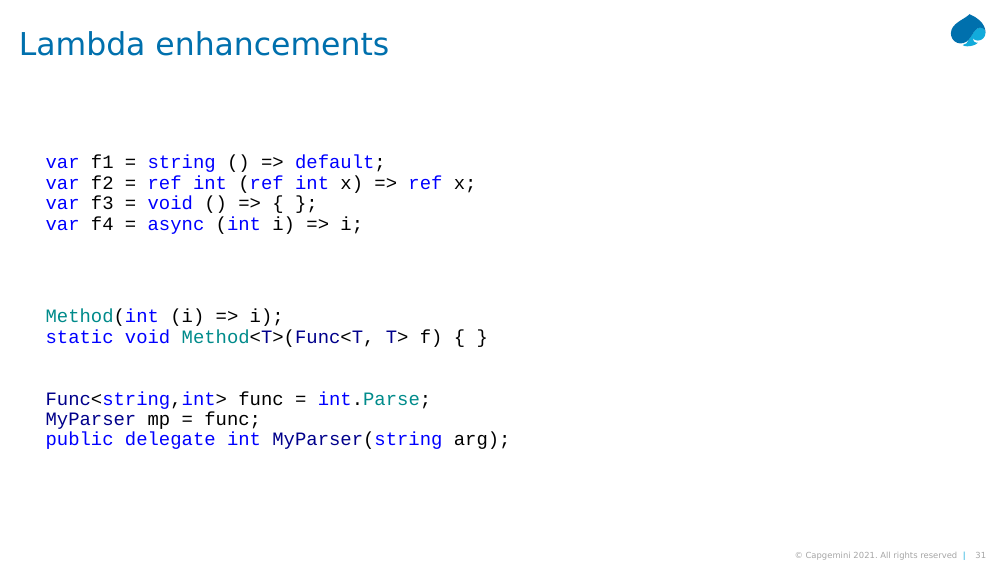
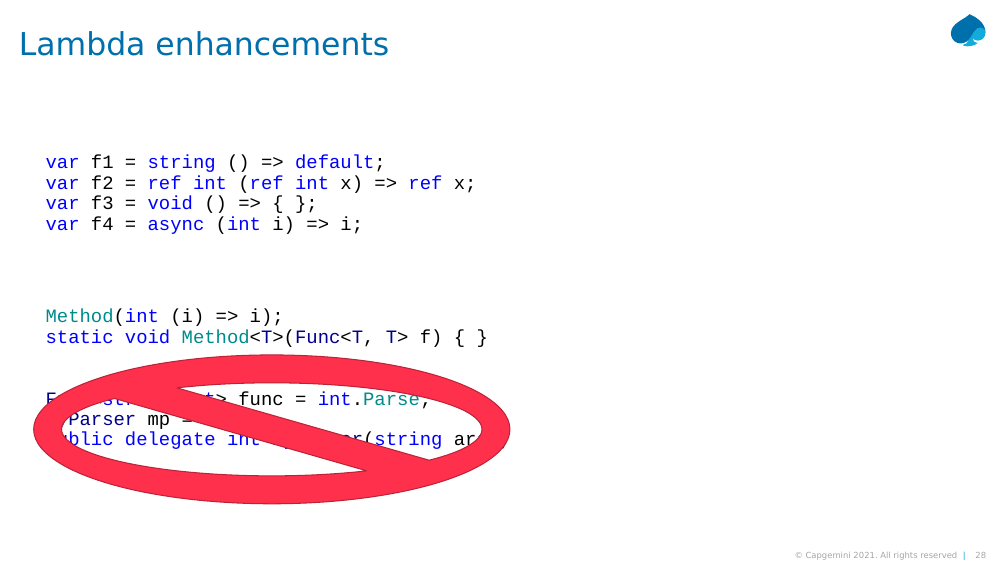
Before and after one commit to MichalBrylka/Net6Demo, a slide deck: slide 28 of NET 6 - Long Term Evolution London.pptx (slide 31 before the commit). Drawn at 1008x567 pixels with LibreOffice and Linux fonts; fonts in the diff are those of the drawing. Boxes give left, top, right and bottom in pixels: in the first picture for what was removed or moved away, otherwise in the second. Text is boxed around its words. In the diff, an @@ line names an element or a change of style, - is before the commit and + after.

```diff
--- a/NET 6 - Long Term Evolution London.pptx
+++ b/NET 6 - Long Term Evolution London.pptx
@@ no-entry sign added at box(34, 355, 510, 504), fill #FF304C, outline #BD2438 1 pt @@
@@ page number at box(975, 552, 986, 558): text changed @@
-31
+28
```
Also in this commit, not shown: 2 other slides changed, 3 slides removed.
